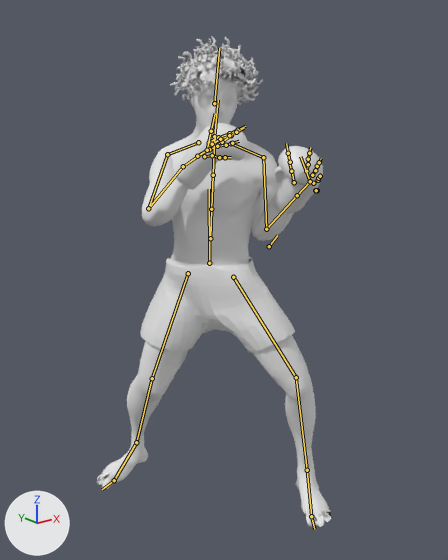
Two versions of the FBX model Assets/Models/Boxer/Boxer.fbx, one commit apart.
The view is the same before and after, from a camera (50 mm lens) standing at (-1.5, -1.98, 1.86) and looking at (0.0, -0.1, 1.11). The lights are fixed; the arrows at lower left show +X, +Y and +Z. The picture after the commit comes second. Both versions are drawn at frame 37 of the action 'Armature.001|Armature.WalkForward'; the numbers are the values there. The bones that change, and the others that lie on the model, are drawn over the model as lines.

In view in the first picture: 'FinalBaseMesh.001'.
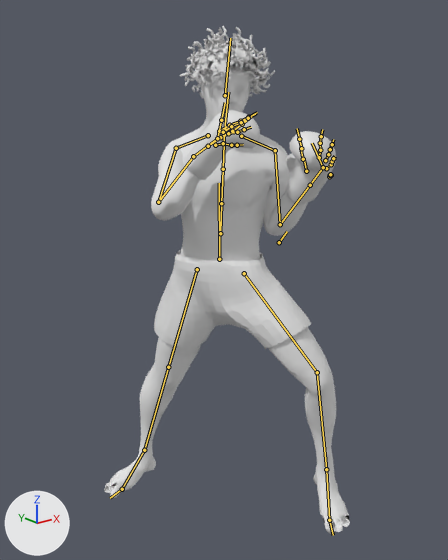
Commit message: Small animation upgrade

Location of each change, (x1, y1, x2, y2) in pixels of the pictures (448 x 560 px):
'FinalBaseMesh.001', posed
    before: (96, 36, 331, 528)
    after: (104, 26, 350, 534)
bone 'mixamorig:Hips', root to tip
    before: (209, 263) to (209, 189)
    after: (219, 259) to (219, 183)
bone 'mixamorig:LeftArm', root to tip
    before: (263, 157) to (266, 229)
    after: (275, 150) to (280, 224)
bone 'mixamorig:LeftForeArm', root to tip
    before: (266, 229) to (297, 195)
    after: (280, 224) to (310, 185)
bone 'mixamorig:RightArm', root to tip
    before: (167, 154) to (148, 208)
    after: (176, 148) to (158, 202)
bone 'mixamorig:LeftUpLeg', root to tip
    before: (233, 277) to (296, 377)
    after: (244, 273) to (317, 372)
bone 'mixamorig:LeftLeg', root to tip
    before: (296, 377) to (307, 470)
    after: (317, 372) to (326, 469)
bone 'mixamorig:RightUpLeg', root to tip
    before: (188, 273) to (152, 378)
    after: (197, 269) to (168, 367)
bone 'mixamorig:RightLeg', root to tip
    before: (152, 378) to (136, 442)
    after: (168, 367) to (144, 450)
bone 'mixamorig:LeftLegIK', root to tip
    before: (307, 470) to (307, 470)
    after: (326, 469) to (326, 469)
bone 'mixamorig:RightLegIK', root to tip
    before: (136, 442) to (137, 442)
    after: (144, 450) to (145, 449)

What the commit changed:
Bone 'mixamorig:Hips' (bone_mixamorig_hips) moves from (0.0, 0.04, 0.03) to (0.0, 0.36, 0.68).
Bone 'mixamorig:LeftArm' (bone_mixamorig_leftarm) turns from (41, -43, -25) to (39, -45, -22) degrees about its own x, y and z.
Bone 'mixamorig:LeftForeArm' (bone_mixamorig_leftforearm) turns from (-4, 6, 116) to (-4, 6, 118) degrees about its own x, y and z.
Bone 'mixamorig:RightArm' (bone_mixamorig_rightarm) turns from (16, -18, -65) to (16, -16, -66) degrees about its own x, y and z.
Bone 'mixamorig:LeftUpLeg' (bone_mixamorig_leftupleg) turns from (5, -18, 26) to (7, -19, 31) degrees about its own x, y and z.
Bone 'mixamorig:LeftLeg' (bone_mixamorig_leftleg) turns from (-15, -2, -18) to (-18, -4, -23) degrees about its own x, y and z.
Bone 'mixamorig:RightUpLeg' (bone_mixamorig_rightupleg) turns from (19, -51, -26) to (-3, -52, -9) degrees about its own x, y and z.
Bone 'mixamorig:RightLeg' (bone_mixamorig_rightleg) turns from (-15, 2, 16) to (4, 0, -4) degrees about its own x, y and z.
Bone 'mixamorig:LeftLegIK' (bone_mixamorig_leftlegik) moves from (-1.34, -3.72, -1.56) to (-1.37, -4.71, -2.37).
Bone 'mixamorig:LeftLegIK' (bone_mixamorig_leftlegik) turns from (0, -6, 34) to (-17, -6, 34) degrees about its own x, y and z.
Bone 'mixamorig:RightLegIK' (bone_mixamorig_rightlegik) moves from (0.01, 3.04, -0.25) to (0.01, 2.29, -0.35).
